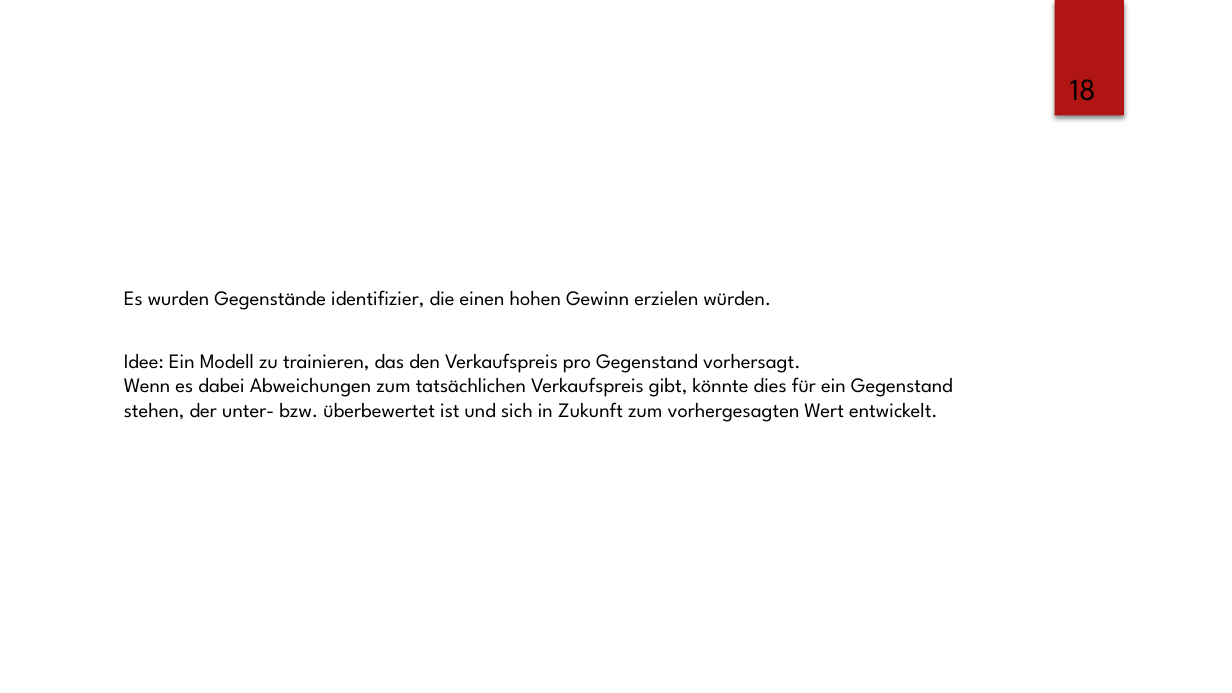
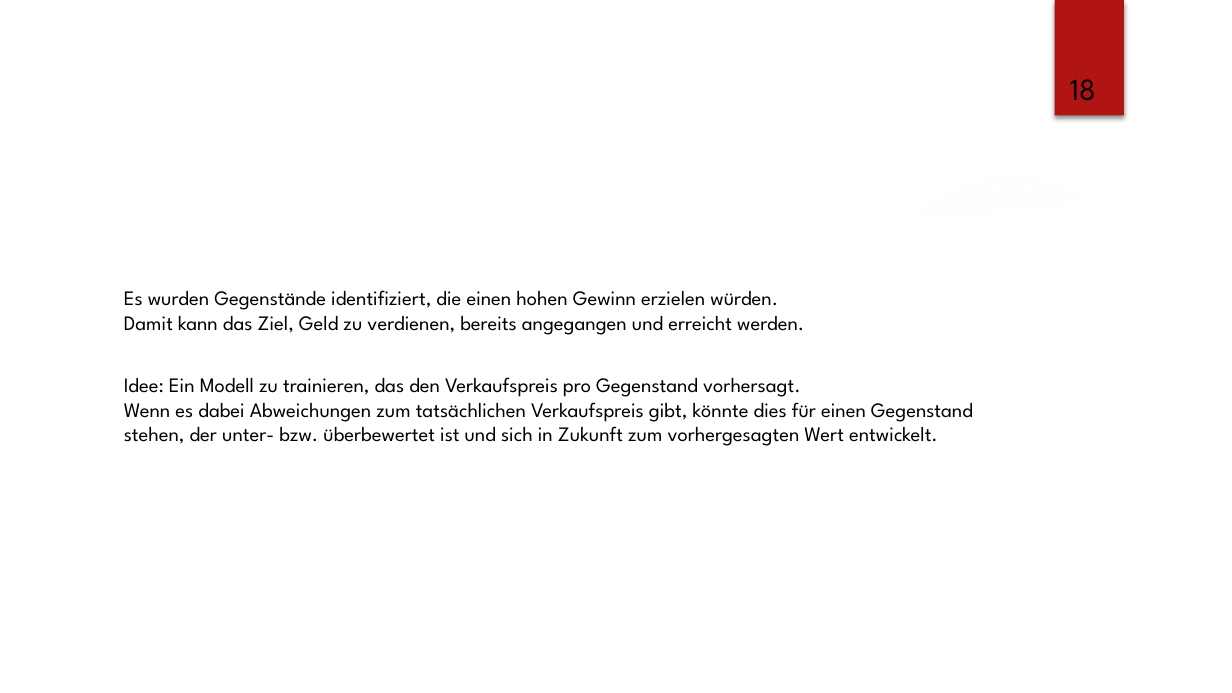
Before and after one commit to lz039/Gw2Trading, a slide deck: slide 18 of reports/presentation_custom_design.pptx. Drawn at 1232x693 pixels with LibreOffice and Linux fonts; fonts in the diff are those of the drawing; background and template pictures are left out. Boxes give left, top, right and bottom in pixels: in the first picture for what was removed or moved away, otherwise in the second. Text is boxed around its words. In the diff, an @@ line names an element or a change of style, - is before the commit and + after.

Commit message:
fixed typos, added some todos

```diff
--- a/reports/presentation_custom_design.pptx
+++ b/reports/presentation_custom_design.pptx
@@ text at box(124, 290, 973, 446): text changed @@
-Es wurden Gegenstände identifizier, die einen hohen Gewinn erzielen würden.
-Idee: Ein Modell zu trainieren, das den Verkaufspreis pro Gegenstand vorhersagt.
-Wenn es dabei Abweichungen zum tatsächlichen Verkaufspreis gibt, könnte dies für ein Gegenstand stehen, der unter- bzw. überbewertet ist und sich in Zukunft zum vorhergesagten Wert entwickelt.
+Es wurden Gegenstände identifiziert, die einen hohen Gewinn erzielen würden.
+Damit kann das Ziel, Geld zu verdienen, bereits angegangen und erreicht werden.
+Idee: Ein Modell zu trainieren, das den Verkaufspreis pro Gegenstand vorhersagt.
+Wenn es dabei Abweichungen zum tatsächlichen Verkaufspreis gibt, könnte dies für einen Gegenstand stehen, der unter- bzw. überbewertet ist und sich in Zukunft zum vorhergesagten Wert entwickelt.
```
Also in this commit, not shown: 9 other slides changed.
